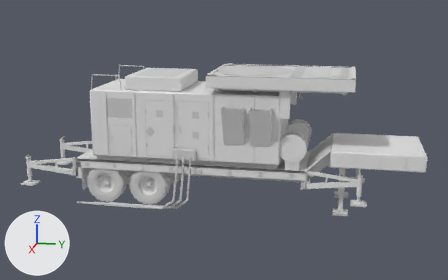
An edit to the glTF model models/vehicles/patriot_radar.glb, drawn before and after from the same camera.
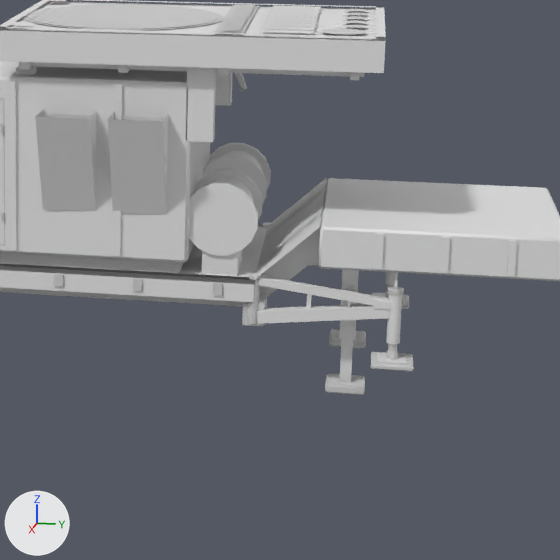
There are two pictures of each version: one whole from a 50 mm camera at (18.63, 3.87, 6.55) aimed at (0.02, 0.14, 1.89), one close up on the part from 46% to 94% of the width and 23% to 100% of the height. The lights are fixed; the arrows at lower left show +X, +Y and +Z. The last two pictures show the newer version. Where no turn or scale is listed for an object, it has been applied to the vertices. Vertices at exactly the same position are counted once.

Objects in the first close-up: 'body', 'jack_fl', 'jack_fr', 'landing_gear', 'mast', 'outrigger_fr' and 1 more.
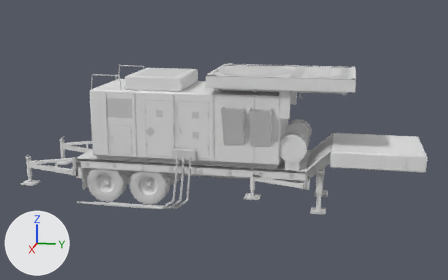
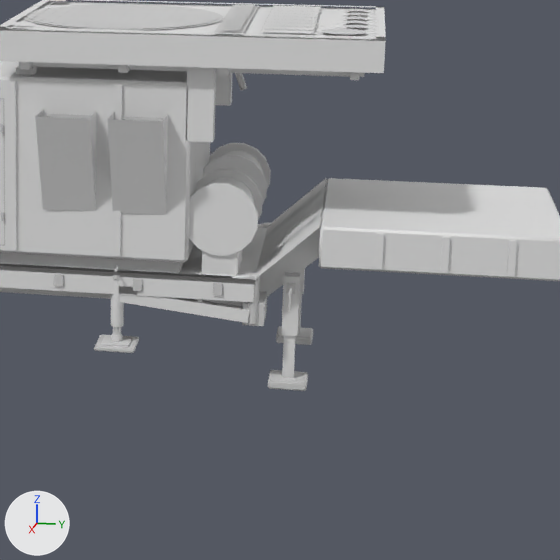
Changed parts and their boxes [x1, y1, x2, y2] in the close-ups (560 x 560 px; the box of a moved part takes in the faces that stretch with it):
'body', reshaped: before [0, 61, 560, 340]; after [0, 61, 560, 336]
'outrigger_fr', reshaped (24% shorter): before [248, 273, 404, 344]; after [111, 273, 260, 327]
'landing_gear', moved: before [325, 329, 366, 395]; after [268, 294, 313, 391]
'jack_fr', moved: before [371, 281, 414, 371]; after [94, 265, 139, 353]
'jack_fl', moved (not visible afterwards): before [371, 284, 409, 309]
part 1 of me_body, moved or reshaped (not visible before): after [299, 268, 305, 294]
part 2 of me_body, moved or reshaped: before [339, 269, 359, 340]; after [281, 272, 300, 336]
part 3 of me_body, moved or reshaped: before [345, 286, 354, 292]; after [286, 283, 296, 294]
part 4 of me_body, moved or reshaped (not visible before): after [288, 294, 291, 311]
part 5 of me_outrigger_fr, moved or reshaped: before [257, 304, 391, 324]; after [120, 295, 249, 323]
part 6 of me_outrigger_fr, moved or reshaped (mostly hidden afterwards): before [258, 275, 388, 306]; after [232, 275, 250, 279]
part 7 of me_outrigger_fr, moved or reshaped (mostly hidden): before [306, 294, 312, 309]; after [197, 299, 202, 303]
part 8 of me_outrigger_fr, moved or reshaped: before [373, 298, 393, 310]; after [119, 286, 137, 295]
part 9 of me_outrigger_fr, moved or reshaped: before [386, 294, 402, 344]; after [111, 279, 124, 327]
part 10 of me_outrigger_fr, moved or reshaped: before [388, 287, 404, 295]; after [113, 275, 120, 280]

What the commit changed:
me_body has 2272 vertices, 3486 faces and spans x -1.67..1.67, y -10.62..0.03, z 0.0..4.02.
me_body is used by ob_body; parent ob_patriot_radar; location (0.0, 6.133, 0.0).
me_body part 1: the loose piece of 8 vertices spanning x -0.91..-0.73, y -2.39..-2.21, z 0.62..1.52 is scaled about its middle by (1, 1, 0.778), then moved by (0.0, -0.65, -0.1).
me_body part 2: the loose piece of 8 vertices spanning x 0.73..0.91, y -2.39..-2.21, z 0.62..1.52 is scaled about its middle by (1, 1, 0.778), then moved by (0.0, -0.65, -0.1).
me_body part 3: the loose piece of 8 vertices spanning x 0.86..1.0, y -2.35..-2.25, z 1.15..1.25 is moved by (0.0, -0.65, 0.0).
me_body part 4: the loose piece of 8 vertices spanning x 1.17..1.19, y -2.31..-2.29, z 1.0..1.2 is moved by (0.0, -0.65, 0.0).
me_outrigger_fr is used by ob_outrigger_fr; location (1.15, 2.78, 1.05).
me_outrigger_fr had 100 vertices, 172 faces and spanned x -0.08..0.08, y -0.06..1.63, z -0.35..0.34.
me_outrigger_fr now has 100 vertices, 172 faces and spans x -0.08..0.08, y -1.63..0.06, z -0.35..0.34.
me_outrigger_fr part 5: the loose piece of 8 vertices spanning x -0.06..0.06, y 0.04..1.56, z -0.21..0.09 is turned 180 degrees about the z axis through the mesh origin.
me_outrigger_fr part 6: the loose piece of 8 vertices spanning x -0.04..0.04, y 0.04..1.48, z 0.06..0.32 is turned 180 degrees about the z axis through the mesh origin.
me_outrigger_fr part 7: the loose piece of 8 vertices spanning x -0.02..0.02, y 0.58..0.64, z -0.1..0.2 is turned 7.6 degrees about the x axis through its middle, then moved by (0.0, -1.22, 0.0).
me_outrigger_fr part 8: the loose piece of 8 vertices spanning x -0.07..0.07, y 1.31..1.55, z 0.05..0.14 is moved by (0.0, -2.86, 0.0).
me_outrigger_fr part 9: the loose piece of 24 vertices spanning x -0.07..0.07, y 1.48..1.62, z -0.35..0.22 is moved by (0.0, -3.1, 0.0).
me_outrigger_fr part 10: the loose piece of 24 vertices spanning x -0.08..0.08, y 1.47..1.63, z 0.22..0.27 is moved by (0.0, -3.1, 0.0).
Object 'landing_gear' (ob_landing_gear) moves from (0.0, 3.83, 1.52) to (0.0, 3.18, 1.52).
Object 'jack_fl' (ob_jack_fl) moves from (-1.15, 4.33, 1.05) to (-1.15, 1.23, 1.05).
Object 'jack_fr' (ob_jack_fr) moves from (1.15, 4.33, 1.05) to (1.15, 1.23, 1.05).
